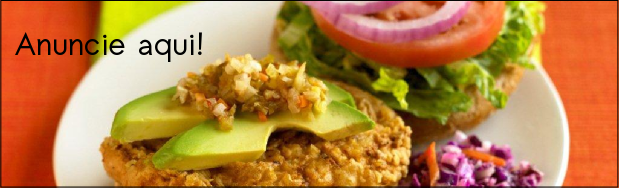
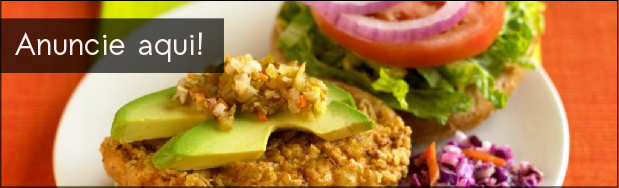
Layers edited between the first and the second 619px x 188px image:
painted on "Anuncie aqui!" over [15, 32, 202, 62]
added layer "New Layer#1" (67%) above "Background" over [0, 18, 224, 73]
